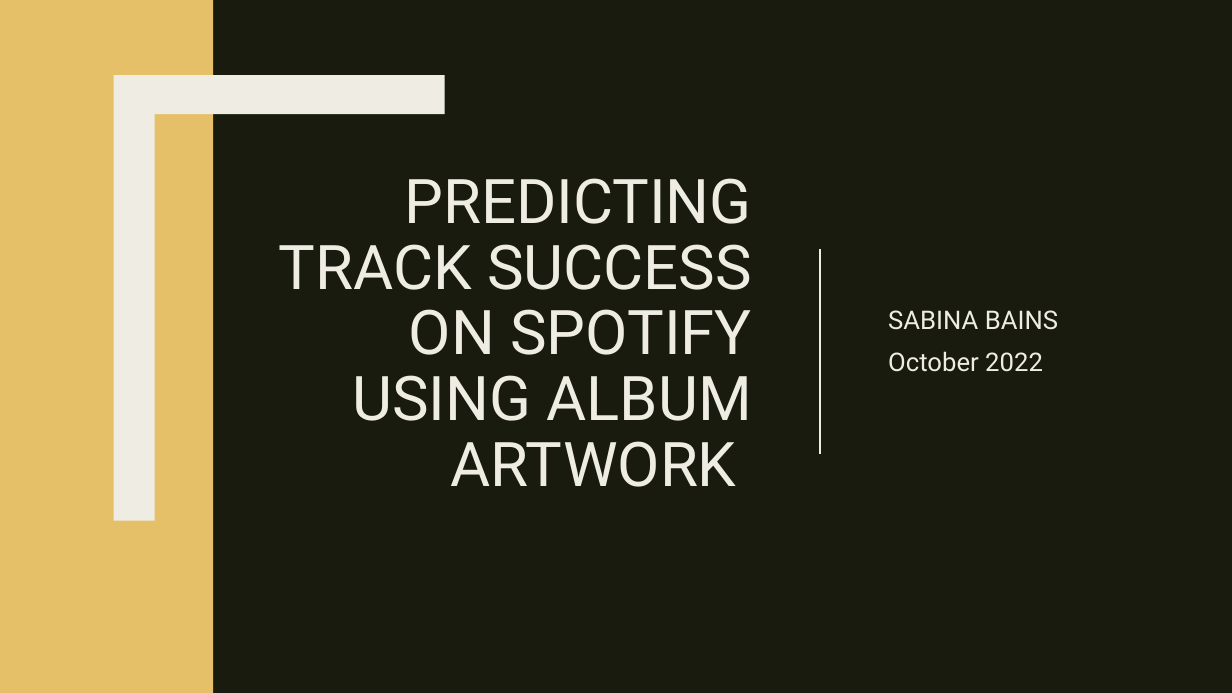
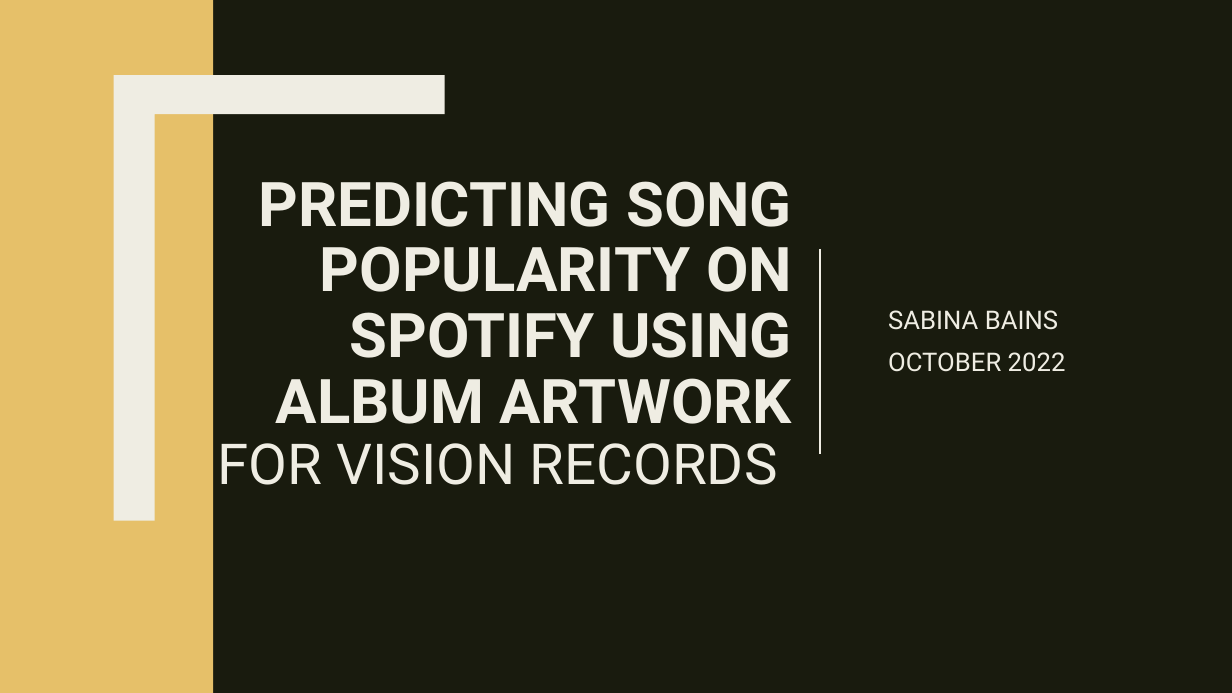
Before and after one commit to sabinabains/dsc-capstone, a slide deck: slide 1 of predicting_song_popularity_by_album_artwork.pptx. Drawn at 1232x693 pixels with LibreOffice and Linux fonts; fonts in the diff are those of the drawing. Boxes give left, top, right and bottom in pixels: in the first picture for what was removed or moved away, otherwise in the second. Text is boxed around its words. In the diff, an @@ line names an element or a change of style, - is before the commit and + after.

```diff
--- a/predicting_song_popularity_by_album_artwork.pptx
+++ b/predicting_song_popularity_by_album_artwork.pptx
@@ title at [218, 181, 793, 485]: text changed; bold on @@
-PREDICTING TRACK SUCCESS ON SPOTIFY USING ALBUM ARTWORK
+PREDICTING SONG POPULARITY ON SPOTIFY USING ALBUM ARTWORK
+FOR VISION RECORDS
@@ subtitle at [888, 352, 1066, 372]: text changed @@
-October 2022
+OCTOBER 2022
```
Also in this commit, not shown: 6 other slides changed, 1 other file.
